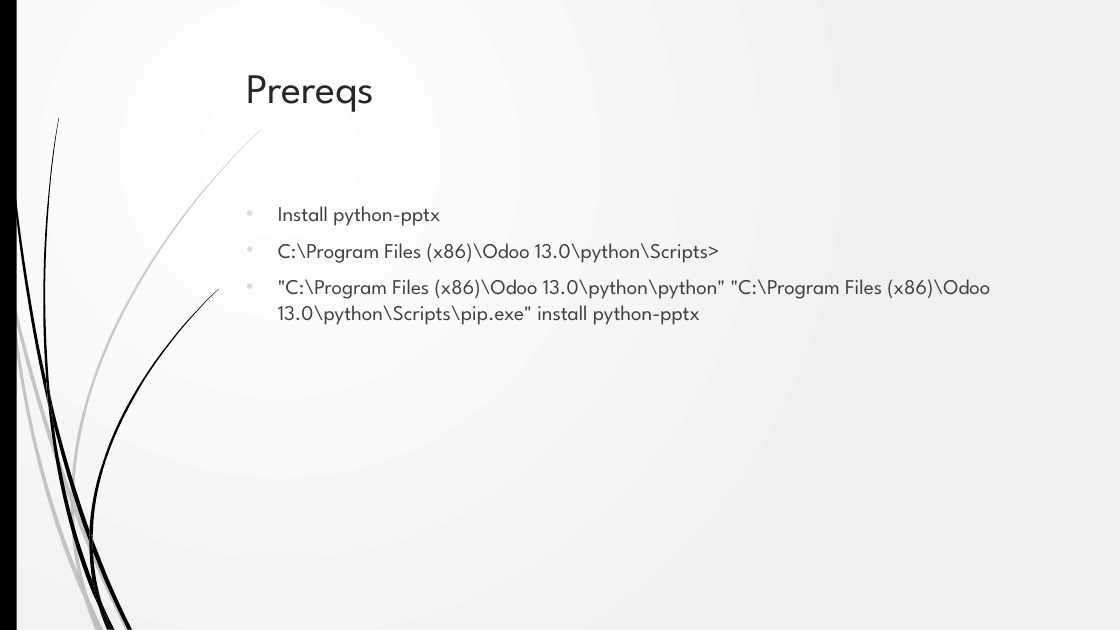
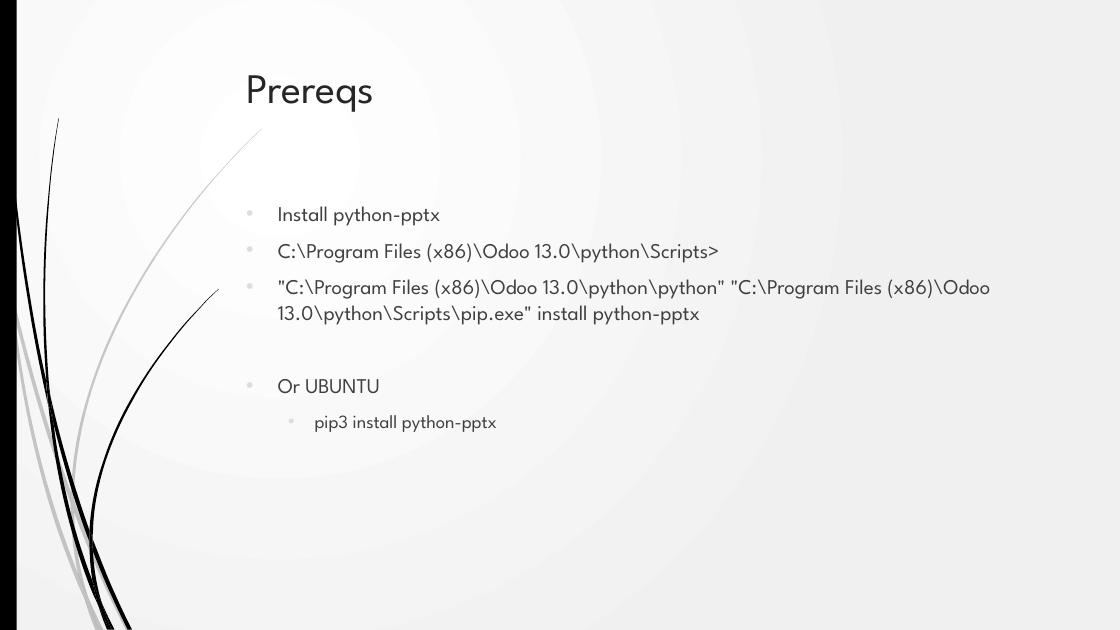
Before and after one commit to akarki58/Rocker_app_linux, a slide deck: slide 2 of rocker_app/static/description/Rocker_PowerPoint_User_Guide.pptx. Drawn at 1120x630 pixels with LibreOffice and Linux fonts; fonts in the diff are those of the drawing; background and template pictures are left out. Boxes give left, top, right and bottom in pixels: in the first picture for what was removed or moved away, otherwise in the second. Text is boxed around its words. In the diff, an @@ line names an element or a change of style, - is before the commit and + after.

```diff
--- a/rocker_app/static/description/Rocker_PowerPoint_User_Guide.pptx
+++ b/rocker_app/static/description/Rocker_PowerPoint_User_Guide.pptx
@@ text at bbox=[278, 379, 497, 432]: paragraphs added @@
+• Or UBUNTU
+  • pip3 install python-pptx
```
Also in this commit, not shown: 1 other slide changed, 5 other files.
